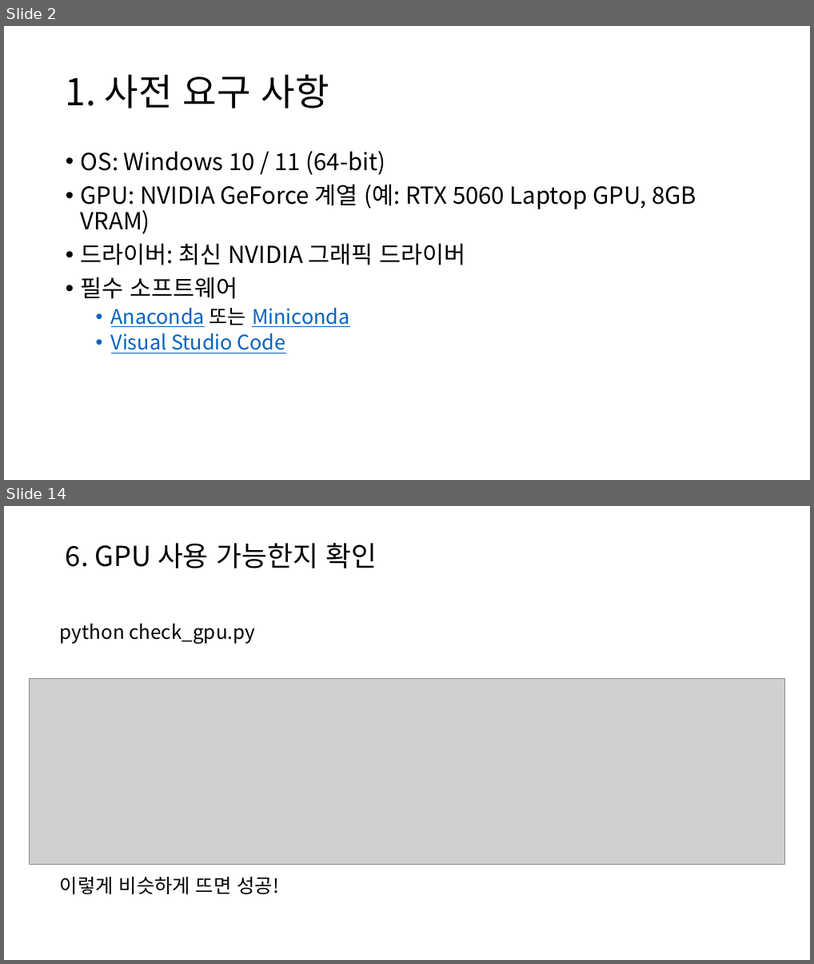
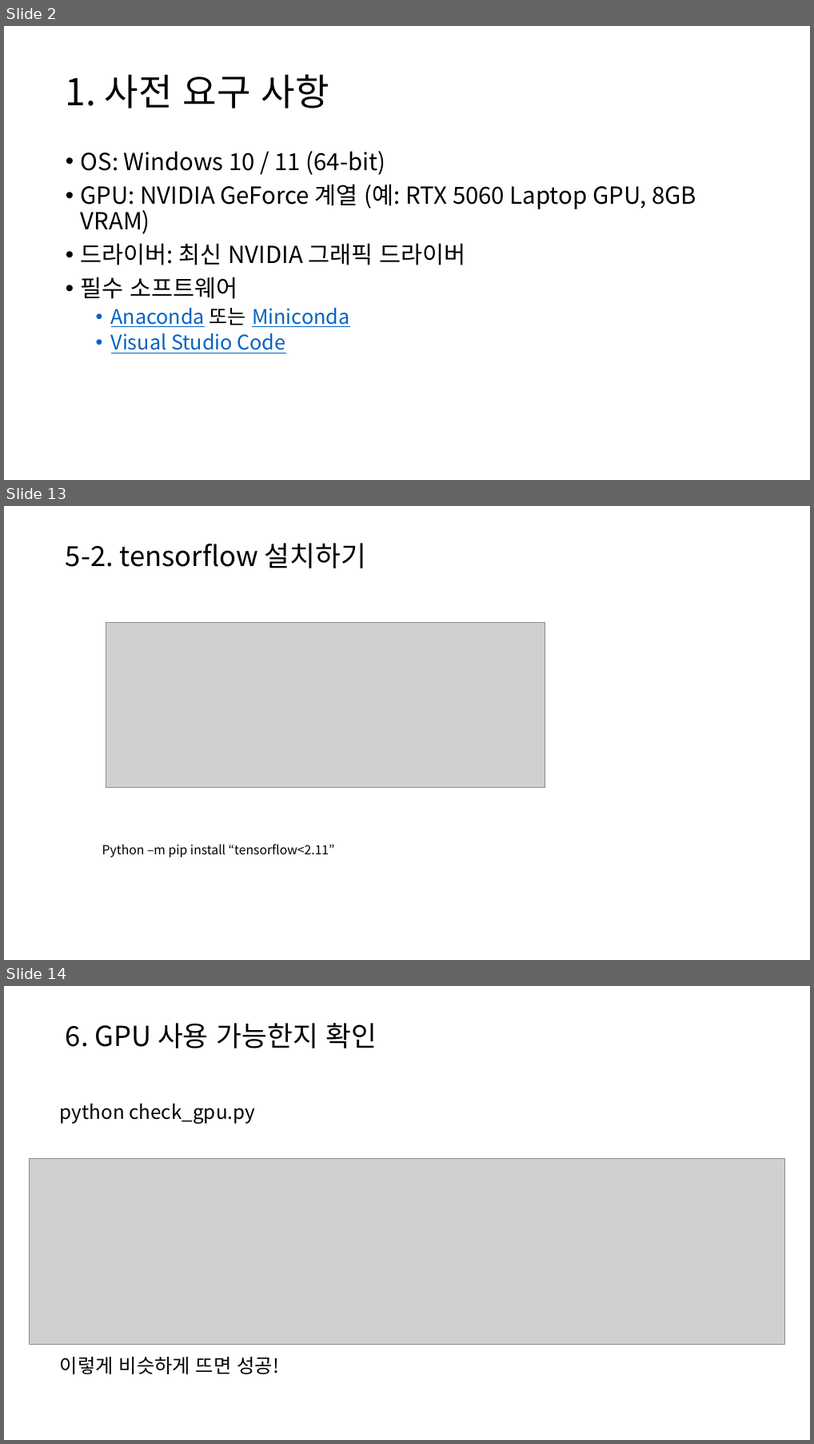
Before and after one commit to sano820/windows-gpu, a slide deck: docs/setting_gpu_for_window.pptx. Shown one above the other, each under a label of ours: slides 2 and 14 before the commit, slides 2, 13 and 14 after it; the slides between them are not shown. The pictures are 814x964 and 814x1444 pixels, drawn with LibreOffice and Linux fonts; fonts in the diff are those of the drawing; grey boxes stand for pictures. Boxes give left, top, right and bottom in pixels: in the first picture for what was removed or moved away, otherwise in the second. Text is boxed around its words. In the diff, an @@ line names an element or a change of style, - is before the commit and + after.

```diff
--- a/docs/setting_gpu_for_window.pptx
+++ b/docs/setting_gpu_for_window.pptx
@@ slide 13 added at [4,506,810,960], background #FFFFFF @@
@@ title added at [66,543,366,568], 33 pt, text #000000 @@
+5-2. tensorflow 설치하기
@@ picture added at [106,623,546,788] @@
@@ text added at [102,844,335,857], 15 pt, text #000000 @@
+Python –m pip install “tensorflow<2.11”
```
Also in this commit, not shown: 10 slides changed, 1 slide removed, 3 other files.
